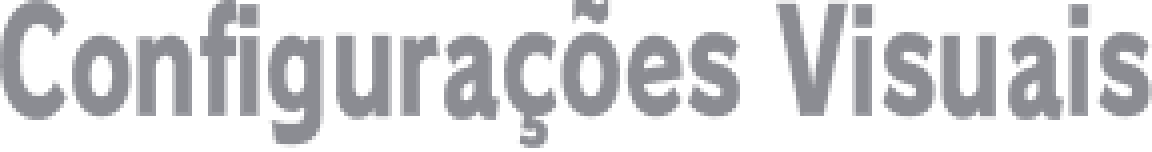
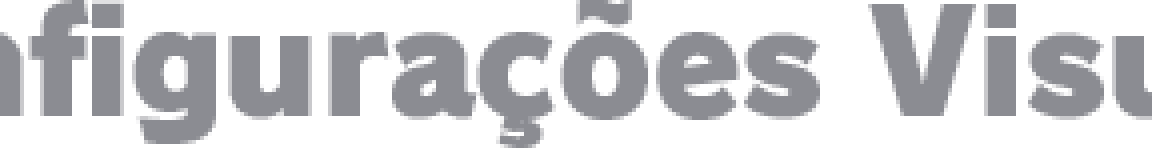
Layer changes from the first 1152 × 152 image to the second:
hid "Configurações Visuais" (1st of 2) over [0, 0, 1152, 148]
added layer "Configurações Visuais" (2nd of 2) above "Visual Settings" over [0, 0, 1152, 148]
